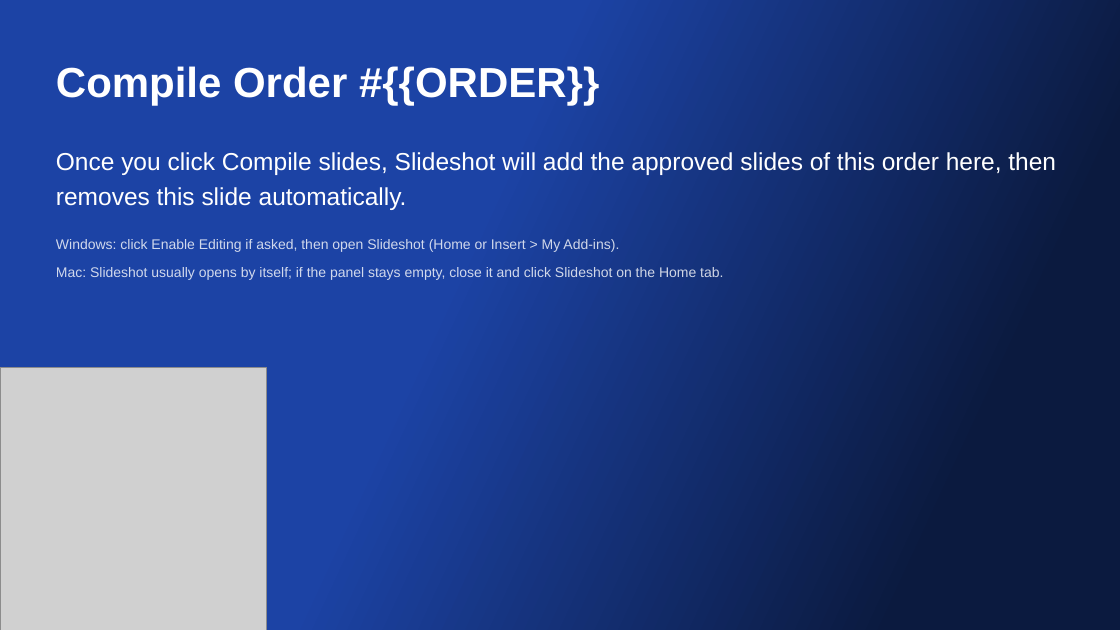
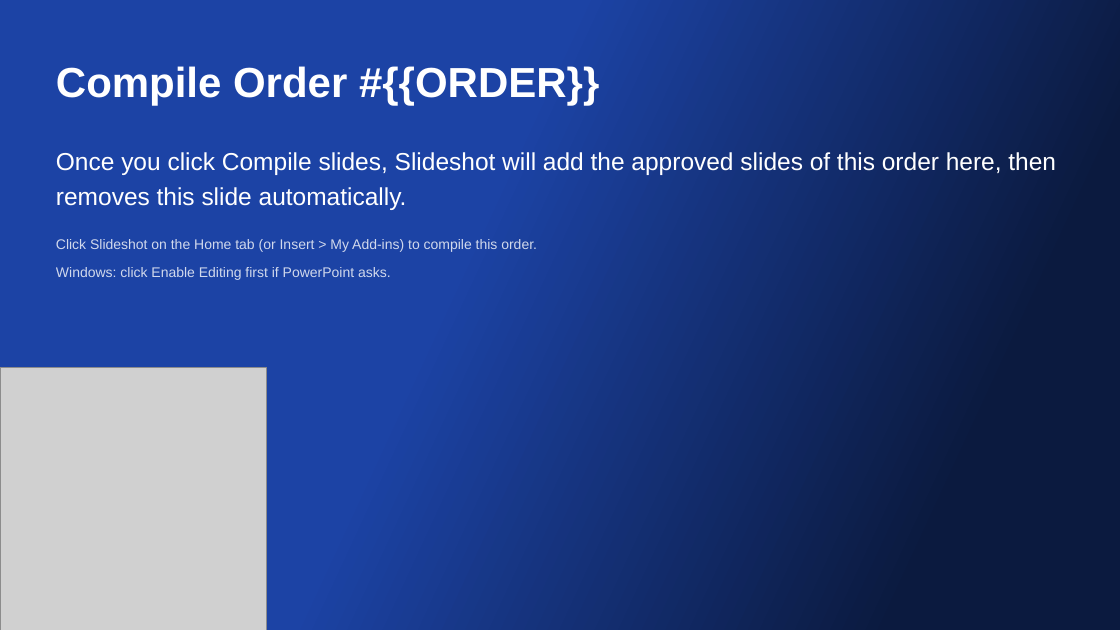
Before and after one commit to Ridhoofrahman/Slide-preview-automation, a slide deck: slide 1 of slide-qa-marker/assets/compile-starter.pptx. Drawn at 1120x630 pixels with LibreOffice and Linux fonts; fonts in the diff are those of the drawing; grey boxes stand for pictures. Boxes give left, top, right and bottom in pixels: in the first picture for what was removed or moved away, otherwise in the second. Text is boxed around its words. In the diff, an @@ line names an element or a change of style, - is before the commit and + after.

```diff
--- a/slide-qa-marker/assets/compile-starter.pptx
+++ b/slide-qa-marker/assets/compile-starter.pptx
@@ text at [56, 239, 537, 280]: text changed @@
-Windows: click Enable Editing if asked, then open Slideshot (Home or Insert > My Add-ins).
-Mac: Slideshot usually opens by itself; if the panel stays empty, close it and click Slideshot on the Home tab.
+Click Slideshot on the Home tab (or Insert > My Add-ins) to compile this order.
+Windows: click Enable Editing first if PowerPoint asks.
```
Also in this commit, not shown: 4 other files.
